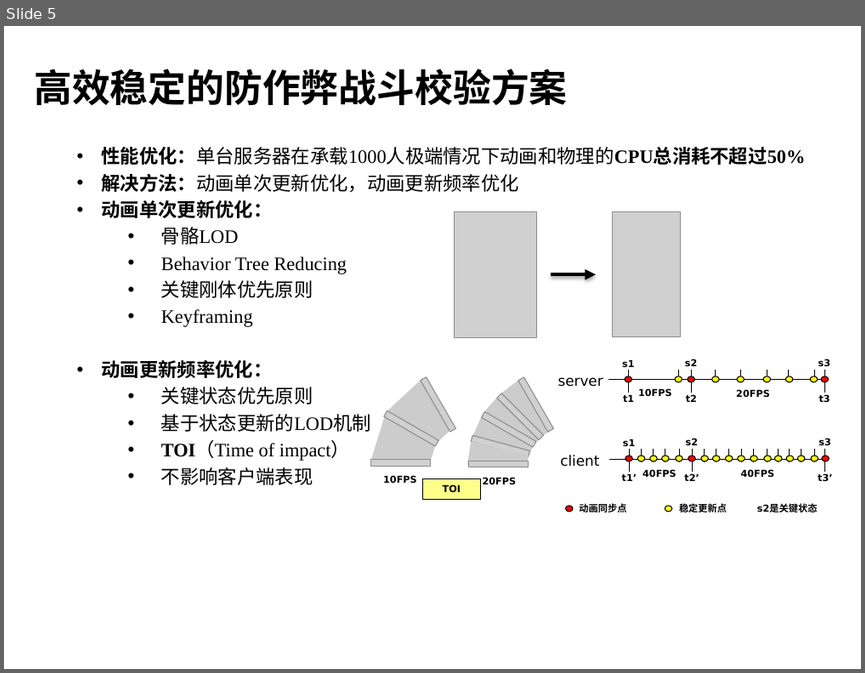
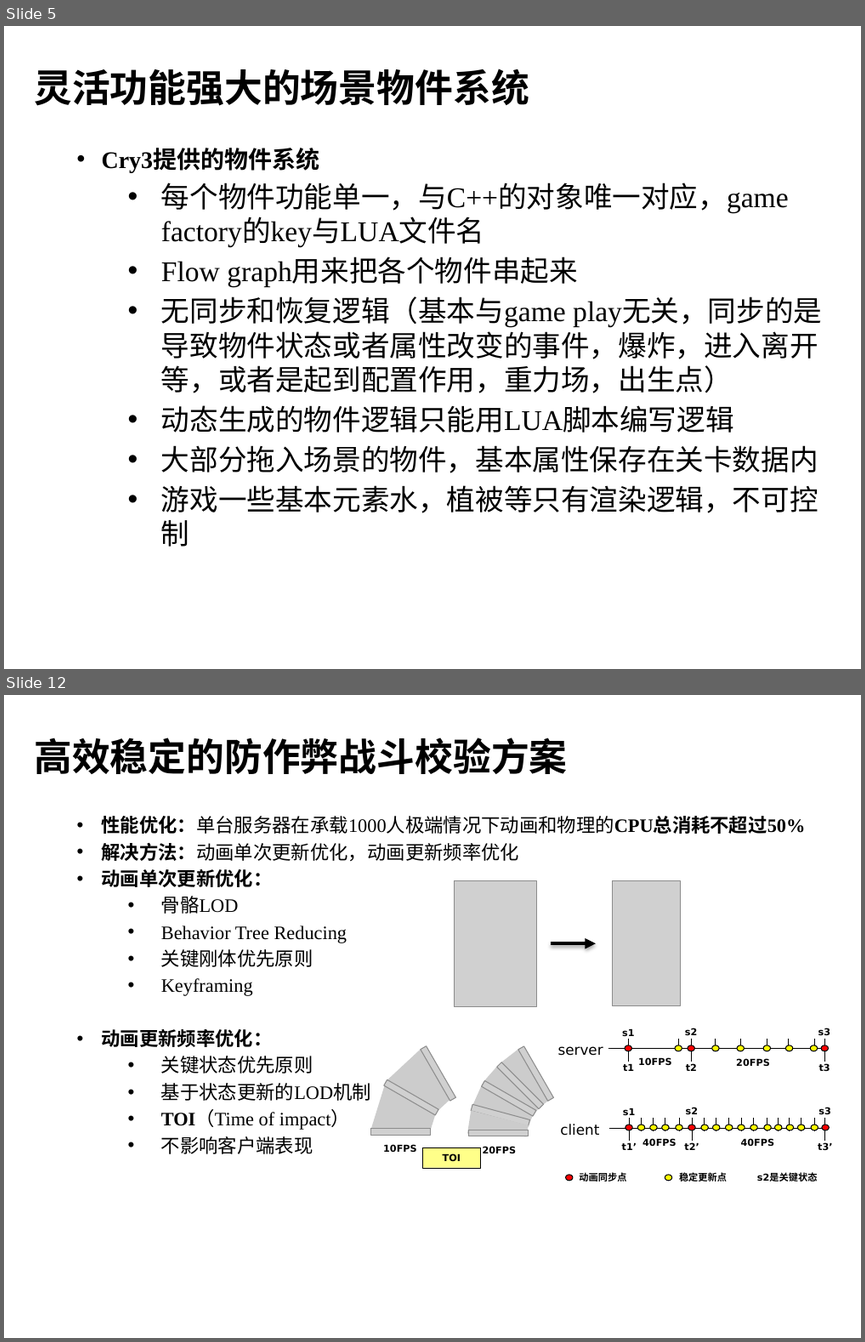
Before and after one commit to henryfung01/StreetFighter, a slide deck: Doc/whitebai.pptx. Shown one above the other, each under a label of ours: slide 5 before the commit, slides 5 and 12 after it; the slides between them are not shown. The pictures are 865x673 and 865x1342 pixels, drawn with LibreOffice and Linux fonts; fonts in the diff are those of the drawing; grey boxes stand for pictures; background and template pictures are left out. Boxes give left, top, right and bottom in pixels: in the first picture for what was removed or moved away, otherwise in the second. Text is boxed around its words. In the diff, an @@ line names an element or a change of style, - is before the commit and + after.

```diff
--- a/Doc/whitebai.pptx
+++ b/Doc/whitebai.pptx
@@ slide 5 added at [4, 26, 861, 669], background picture (left out) @@
@@ title added at [34, 68, 529, 106], 32 pt, text #000000, bold @@
+灵活功能强大的场景物件系统
@@ text added at [102, 150, 822, 546], 24 pt, text #000000 @@
+• Cry3提供的物件系统
+  • 每个物件功能单一，与C++的对象唯一对应，game factory的key与LUA文件名
+  • Flow graph用来把各个物件串起来
+  • 无同步和恢复逻辑（基本与game play无关，同步的是导致物件状态或者属性改变的事件，爆炸，进入离开等，或者是起到配置作用，重力场，出生点）
+  • 动态生成的物件逻辑只能用LUA脚本编写逻辑
+  • 大部分拖入场景的物件，基本属性保存在关卡数据内
+  • 游戏一些基本元素水，植被等只有渲染逻辑，不可控制
@@ what was slide 5 is now slide 12 @@
```
Also in this commit, not shown: 2 slides changed, 8 other slides added, 2 slides removed, 2 other files.
